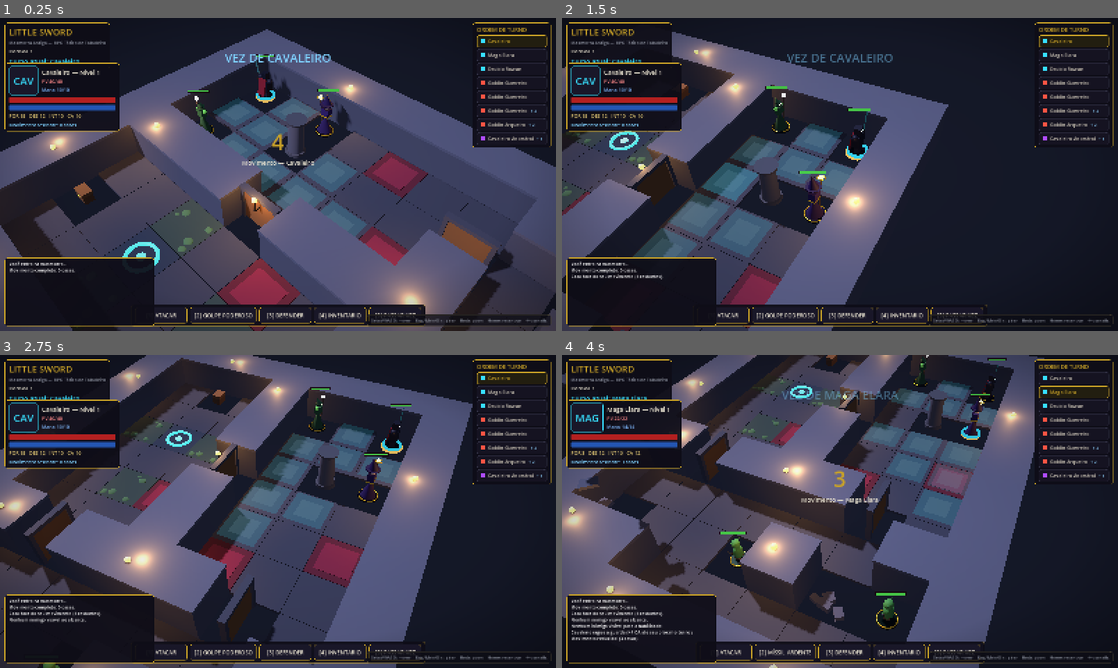
Above: before the commit, frames 1-4 (two rows, left to right).
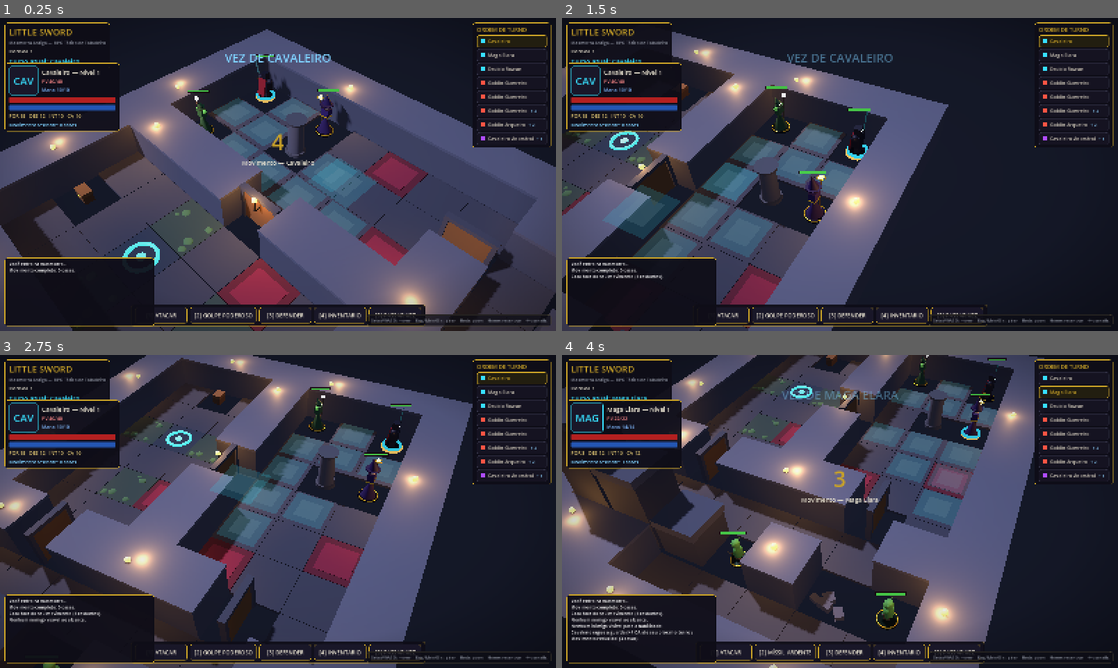
Above: after the commit, the same moments.

Repository: FalconiRod/Little-Sword
Game: Godot game, scene res://src/scenes/main.tscn
Two runs of this game, one before a commit and one after it. Both use one fixed random seed, a clock stepped at 60 frames per second and the inputs below.
Inputs (mouse positions are in pixels of both pictures, inside the frame that each line leads up to):
- Up to frame 1 (0.25 s): no input
- Up to frame 2 (1.5 s): tap Enter at 0.5 s; move the mouse to (962, 158) at 0.52 s; hold D 0.53-1.28 s; hold Q 0.53-1.28 s; click (962, 158) at 0.67 s; move the mouse to (728, 190) at 1.27 s; hold S from 1.28 s (still down); tap E at 1.35 s
- Up to frame 3 (2.75 s): move the mouse to (333, 442) at 2.02 s; release S at 2.03 s; hold D from 2.03 s (still down); tap 1 at 2.1 s
- Up to frame 4 (4 s): move the mouse to (812, 574) at 2.77 s; release D at 2.78 s; hold W 2.78-3.53 s; tap 2 at 2.85 s; click (812, 574) at 2.92 s; move the mouse to (1006, 558) at 3.52 s; hold A from 3.53 s (still down); tap 3 at 3.6 s

The runs differ from the first frame. In frame 1, 1.4% of the frame differs, in the area x 28-68%, y 16-61%; in frame 2, 1.8%; in frame 3, 1.3%; in frame 4, 7.9%, in the area x 0-76%, y 0-92%.

Commit message:
v0.5.0: escadas retas por celulas reais (substituido em v0.6.0)

Diff:
--- a/src/core/board_grid.gd
+++ b/src/core/board_grid.gd
@@ -7,29 +7,33 @@
 const FLOOR_H := 7.0   ## separação vertical entre andares (visual de mesa)
 const ELEV_H := 0.55   ## altura por nível de elevação (plataformas)
 
-var tiles := {}      ## Vector3i -> {w: bool, losb: bool, elev: int}
-var links := {}      ## Vector3i -> Array[Vector3i] (escadas entre andares)
+var tiles := {}      ## Vector3i -> {w: bool, losb: bool, elev: int, y?: float}
 var occupied := {}   ## Vector3i -> BoardUnit
 var special := {}    ## Vector3i -> String ("r" = runas)
 
+## Maior degrau transponivel entre celulas vizinhas (escada com N>=2
+## degraus entre andares fica dentro disso; plataformas tambem).
+const STEP_MAX_DY := 2.5
+
 func reset() -> void:
 	tiles.clear()
-	links.clear()
 	occupied.clear()
 	special.clear()
 
 func set_tile(c: Vector3i, walkable: bool, blocks_los := false, elev := 0) -> void:
-	tiles[c] = {"w": walkable, "losb": blocks_los, "elev": elev}
+	var prev_y: float = tiles[c]["y"] if tiles.has(c) and tiles[c].has("y") \
+			else 0.0
+	tiles[c] = {"w": walkable, "losb": blocks_los, "elev": elev, "y": prev_y}
 
-func add_link(a: Vector3i, b: Vector3i) -> void:
-	if not links.has(a):
-		links[a] = []
-	if not links.has(b):
-		links[b] = []
-	if b not in links[a]:
-		links[a].append(b)
-	if a not in links[b]:
-		links[b].append(a)
+## Altura ABSOLUTA da celula (degraus de escada usam y customizado).
+func set_height(c: Vector3i, y: float) -> void:
+	if tiles.has(c):
+		tiles[c]["y"] = y
+
+func height_at(c: Vector3i) -> float:
+	if tiles.has(c) and tiles[c].has("y") and tiles[c]["y"] != 0.0:
+		return tiles[c]["y"]
+	return c.z * FLOOR_H + elev_at(c) * ELEV_H
 
 # ---------------------------------------------------------------- consulta --
 
@@ -58,22 +62,22 @@
 	return int(tiles[c]["elev"]) if tiles.has(c) else 0
 
 func world_pos(c: Vector3i) -> Vector3:
-	var e: int = elev_at(c)
-	return Vector3(c.x * TILE, c.z * FLOOR_H + e * ELEV_H, c.y * TILE)
+	return Vector3(c.x * TILE, height_at(c), c.y * TILE)
 
 static func chebyshev(a: Vector3i, b: Vector3i) -> int:
 	return max(abs(a.x - b.x), abs(a.y - b.y))
 
-## Vizinhos ortogonais no mesmo andar respeitando degrau máximo de 1
-## nível de elevação + ligações de escada (qualquer andar).
+## Vizinhos com degrau transponivel: ortogonais no MESMO andar e, quando
+## as alturas casarem (Δy real <= limite), também célula adjacente no
+## andar de cima/baixo — é assim que o topo da escada conecta ao andar de
+## destino. Sem teleporte: tudo vira passo normal do BFS.
 func neighbors(c: Vector3i) -> Array:
 	var out: Array = []
 	for off in [Vector3i(1, 0, 0), Vector3i(-1, 0, 0), Vector3i(0, 1, 0), Vector3i(0, -1, 0)]:
-		var n: Vector3i = c + off
-		if is_walkable(n) and abs(elev_at(n) - elev_at(c)) <= 1:
-			out.append(n)
-	for n in links.get(c, []):
-		out.append(n)
+		for dz in [0, 1, -1]:
+			var n: Vector3i = c + off + Vector3i(0, 0, dz)
+			if is_walkable(n) and absf(height_at(n) - height_at(c)) <= STEP_MAX_DY:
+				out.append(n)
 	return out
 
 ## Linha de visão: apenas dentro do mesmo andar; amostra o segmento entre os
--- a/src/dungeon/environment_manager.gd
+++ b/src/dungeon/environment_manager.gd
@@ -2,14 +2,14 @@
 extends Node3D
 ## Dungeon Kit: carrega mapas modulares. Cada mapa é uma lista de andares
 ## em ASCII; cada char vira peça do catálogo TilePiece ou componente
-## (Door/Stairs). Novos mapas = novas entradas em MAPS. Zero código extra.
+## (Door). Novos mapas = novas entradas em MAPS. Zero código extra.
 ##
 ## Legenda:
 ##  # parede   . pedra   , tapete   m musgo   P coluna   o entulho
 ##  ~ buraco   = ponte   T baú     R runas    L alavanca
 ##  D porta    H porta trancada (abre por alavanca/evento)
 ##  X passagem secreta (parede disfarçada)
-##  S escada (ligada por "links": [[x,y,andar],[x,y,andar]])
+##  S degrau de escada reta (células contíguas formam a escada)
 ##  K cavaleiro  M maga  W druida  g goblin  a arqueiro  B boss
 
 var map_id := ""
@@ -22,6 +22,8 @@
 var levers := {}          ## Vector3i -> true
 var active_floor_index := -1   ## -1 = nenhum andar mostrado ainda
 var _floor_nodes: Array[Node3D] = []
+var s_cells: Array = []        ## células 'S' (degraus) deste mapa
+var s_set := {}                ## Vector3i -> true (busca rápida)
 
 const LEGEND := {
 	"#": ["wall_stone", false, true],
@@ -51,6 +53,8 @@
 	chest_cell = Vector3i.ZERO
 	active_floor_index = -1
 	_floor_nodes.clear()
+	s_cells.clear()
+	s_set.clear()
 	BoardGrid.reset()
 
 	for f in def["floors"].size():
@@ -67,18 +71,79 @@
 			for x in row.length():
 				_place_char(row[x], Vector3i(x, y, f))
 
-	for lk in def.get("links", []):
-		var a := Vector3i(lk[0][0], lk[0][1], lk[0][2])
-		var b := Vector3i(lk[1][0], lk[1][1], lk[1][2])
-		var st := DungeonStairs.new()
-		_floor_nodes[a.z].add_child(st)
-		st.setup(a, b)
-
+	_build_stairs()
 	_setup_atmosphere()
 	_scatter_torches()
 	set_active_floor(0)
 	EventBus.log_msg.emit("Mapa: %s" % map_name, "#c9a227")
 	return true
+
+## Escadas retas: agrupa células 'S' contíguas (linha/coluna) numa escada.
+## Cada degrau é célula REAL do grid com altura crescente; o topo conecta
+## a uma célula normal do andar de cima. Sem teleporte, sem rotação livre.
+func _build_stairs() -> void:
+	var used := {}
+	for c in s_cells:
+		if used.has(c):
+			continue
+		var run: Array = [c]
+		var axis := Vector3i.ZERO
+		for ax in [Vector3i(1, 0, 0), Vector3i(0, 1, 0)]:
+			var r: Array = [c]
+			for dir in [1, -1]:
+				var n: Vector3i = c + ax * dir
+				while s_set.has(n):
+					r.append(n)
+					n += ax * dir
+			if r.size() > run.size():
+				run = r.duplicate()
+				axis = ax
+		for cc in run:
+			used[cc] = true
+		if axis == Vector3i.ZERO:
+			EventBus.log_msg.emit("Escada isolada ignorada em %s" % str(c), "#ff6b6b")
+			continue
+		_orient_stair(run, axis)
+
+func _orient_stair(run: Array, axis: Vector3i) -> void:
+	var f: int = run[0].z
+	# Testa os dois sentidos; vale o que tiver aproximação pisável no
+	# andar de origem E célula andável no andar de cima após o topo.
+	var orders: Array = []
+	for fw: Vector3i in [axis, -axis]:
+		var r: Array = run.duplicate()
+		if fw == -axis:
+			r.reverse()
+		orders.append({"run": r, "fwd": fw})
+	var chosen := {}
+	for o in orders:
+		var r: Array = o["run"]
+		var fw: Vector3i = o["fwd"]
+		var base: Vector3i = r[0]
+		var top: Vector3i = r[r.size() - 1]
+		if not BoardGrid.is_walkable(base - fw):
+			continue
+		var landing: Vector3i = Vector3i(top.x + fw.x, top.y + fw.y, f + 1)
+		if not BoardGrid.is_walkable(landing):
+			continue
+		chosen = {"run": r, "fwd": fw}
+		break
+	if chosen.is_empty():
+		EventBus.log_msg.emit("Escada em %s sem aproximacao/destino validos." % str(run[0]), "#ff6b6b")
+		return
+	var run_ok: Array = chosen["run"]
+	var fwd: Vector3i = chosen["fwd"]
+	var n: int = run_ok.size()
+	for i in n:
+		var cc: Vector3i = run_ok[i]
+		var y: float = BoardGrid.FLOOR_H * float(i + 1) / float(n + 1)
+		BoardGrid.set_height(cc, y)
+		var piece := TilePiece.step_piece(y, 0.0 if fwd.x != 0 else PI / 2)
+		_floor_nodes[f].add_child(piece)
+		piece.position = Vector3(cc.x * BoardGrid.TILE, 0.0, cc.y * BoardGrid.TILE)
+	var top: Vector3i = run_ok[n - 1]
+	var landing := Vector3i(top.x + fwd.x, top.y + fwd.y, f + 1)
+	EventBus.log_msg.emit("Escada de %s para %s" % [str(run_ok[0]), str(landing)], "#8fd3ff")
 
 ## Mostra apenas o andar ativo (esconde os outros; NÃO descarrega da
 ## memória) e avisa câmera/HUD via active_floor_changed.
@@ -179,8 +244,11 @@
 			_piece("chest_prop", c)
 			chest_cell = c
 		"S":
-			# Escada: só o piso (o degrau 3D é montado pelo link).
+			# Degrau de escada reta: piso pisável; alturas/visuais montados
+			# depois em _build_stairs() agrupando as células contíguas.
 			_tile("floor_stone", c)
+			s_cells.append(c)
+			s_set[c] = true
 		_:
 			if LEGEND.has(ch):
 				var p: Array = LEGEND[ch]
@@ -252,8 +320,8 @@
 					"#..P...D.o.#",
 					"#W....,#.#.#",
 					"####D###.g.#",
-					"#..m.,.#...#",
-					"#T.R.m.D..##",
+					"#..m.,.#.S.#",
+					"#T.R.m.D.S##",
 					"#..m...#.S##",
 					"############",
 				],
@@ -262,13 +330,13 @@
 				"rows": [
 					"############",
 					"#a......P..#",
-					"#..,....o..#",
-					"#P.SD......#",
+					"#..,.S..o..#",
+					"#P..DS.....#",
 					"#.....o....#",
 					"######D#####",
 					"#g.......P.#",
-					"#........S.#",
-					"############",
+					"#..........#",
+					"#########..#",
 				],
 			},
 			{ # Câmara do boss: ponte sobre o abismo
@@ -277,14 +345,10 @@
 					"#B.P....R#",
 					"#~=~=..,.#",
 					"#=~~=.P..#",
-					"#..S=D...#",
+					"#...=D...#",
 					"##########",
 				],
 			},
-		],
-		"links": [
-			[[9, 7, 0], [9, 7, 1]],
-			[[3, 3, 1], [3, 4, 2]],
 		],
 	},
 
@@ -298,7 +362,7 @@
 					"#K..M..a#",
 					"#..P.,..#",
 					"#..,S,..#",
-					"#..P.,..#",
+					"#..PS,..#",
 					"#g.....g#",
 					"#########",
 				],
@@ -308,15 +372,12 @@
 					"#########",
 					"#B..P...#",
 					"#......,#",
-					"#..,S,..#",
+					"#..,,,..#",
 					"#....o..#",
 					"#T......#",
 					"#########",
 				],
 			},
-		],
-		"links": [
-			[[4, 3, 0], [4, 3, 1]],
 		],
 	},
 
@@ -335,7 +396,6 @@
 				],
 			},
 		],
-		"links": [],
 	},
 
 	# ------------------------------------------------------------ Cripta ----
@@ -347,8 +407,8 @@
 					"###########",
 					"#K.M.,..#T#",
 					"#.P..,.#X.#",
-					"#..,..,#..#",
-					"#L.D..,.S.#",
+					"#..,..,#.S#",
+					"#L.D..,..S#",
 					"#.m..g.,..#",
 					"###########",
 				],
@@ -359,13 +419,10 @@
 					"#R.m...m.R#",
 					"#..P.o.P..#",
 					"#g..,.,..g#",
-					"#..,.,..S.#",
-					"###########",
-				],
-			},
-		],
-		"links": [
-			[[8, 4, 0], [8, 3, 1]],
+					"#..,.,....#",
+					"###########",
+				],
+			},
 		],
 	},
 }
--- a/src/dungeon/stairs.gd
+++ /dev/null
@@ -1,52 +0,0 @@
-class_name DungeonStairs
-extends Node3D
-## Escada do kit de mesa: conecta duas células (podem ser de andares
-## diferentes ou níveis de elevação) e registra o link no grid.
-
-var a := Vector3i.ZERO
-var b := Vector3i.ZERO
-
-func setup(pa: Vector3i, pb: Vector3i) -> void:
-	a = pa
-	b = pb
-	BoardGrid.add_link(a, b)
-	_build()
-
-func _build() -> void:
-	var wa := BoardGrid.world_pos(a)
-	var wb := BoardGrid.world_pos(b)
-	position = wa
-	var m := StandardMaterial3D.new()
-	m.albedo_color = Color.html("565664")
-	m.roughness = 0.85
-	if Vector2(a.x, a.y) != Vector2(b.x, b.y):
-		# Rampa reta entre os centros das duas casas.
-		var to_b := wb - wa
-		var len_xz := Vector2(to_b.x, to_b.z).length()
-		var steps := maxi(4, int(len_xz / 0.5))
-		for i in steps:
-			var t := (float(i) + 0.5) / float(steps)
-			var bm := BoxMesh.new()
-			bm.size = Vector3(1.5, 0.16, len_xz / steps + 0.12)
-			var mi := MeshInstance3D.new()
-			mi.mesh = bm
-			mi.material_override = m
-			mi.position = Vector3(
-				lerpf(0.0, to_b.x, t),
-				lerpf(0.0, to_b.y, t) + 0.08,
-				lerpf(0.0, to_b.z, t))
-			add_child(mi)
-	else:
-		# Vertical (mesmo x,y): espiral de degraus ao redor da casa.
-		var dh := wb.y - wa.y
-		for i in 8:
-			var ang := TAU * i / 8.0
-			var bm := BoxMesh.new()
-			bm.size = Vector3(0.72, 0.14, 0.52)
-			var mi := MeshInstance3D.new()
-			mi.mesh = bm
-			mi.material_override = m
-			mi.position = Vector3(cos(ang) * 0.64,
-				dh * (float(i) + 1.0) / 8.0 + 0.07, sin(ang) * 0.64)
-			mi.rotation_degrees.y = rad_to_deg(-ang)
-			add_child(mi)
--- a/src/dungeon/tile_piece.gd
+++ b/src/dungeon/tile_piece.gd
@@ -17,7 +17,7 @@
 	"chest_prop": {"w": false, "losb": false},
 	"runes": {"w": true, "losb": false, "special": "r"},
 	"lever_base": {"w": false, "losb": false},
-	# Portas e escadas são componentes próprios (Door.gd / Stairs.gd).
+	# Portas e degraus de escada são componentes próprios (Door.gd / step_piece).
 }
 
 static func build(id: String) -> Node3D:
@@ -53,6 +53,24 @@
 			_torch(root)
 	return root
 
+## Degrau de escada RETA: topo exatamente em `top_y` (altura absoluta da
+## celula), riser macico ate a base — alinhado ao centro da celula, sem
+## offset/rotacao aleatorios. `yaw` trava a orientacao (0 ou PI/2).
+static func step_piece(top_y: float, yaw: float) -> Node3D:
+	var root := Node3D.new()
+	root.name = "step"
+	var tread_h := 0.34
+	var tread := BoxMesh.new()
+	tread.size = Vector3(BoardGrid.TILE - 0.12, tread_h, BoardGrid.TILE - 0.12)
+	_add(root, tread, _mat(Color.html("4a4a56"), Color(), 0.0, 0.05, 0.9),
+			Vector3(0, top_y - tread_h * 0.5, 0))
+	if top_y > tread_h + 0.01:
+		var riser := BoxMesh.new()
+		riser.size = Vector3(BoardGrid.TILE - 0.2, top_y - tread_h, BoardGrid.TILE - 0.24)
+		_add(root, riser, _mat(Color.html("3c3c46")), Vector3(0, (top_y - tread_h) * 0.5, 0))
+	root.rotation.y = yaw
+	return root
+
 # ------------------------------------------------------------- materiais ----
 
 static func _mat(hex: Color, emis := Color(0, 0, 0), e_energy := 0.0,
Not shown, removed: src/dungeon/stairs.gd.uid
Not shown, changed: docs/AI_MEMORY/BUG_MEMORY.md
Not shown, changed: docs/AI_MEMORY/SESSION_MEMORY.md
Not shown, changed: docs/CHANGELOG.md
Not shown, changed: docs/CURRENT_STATE.md
Not shown, changed: docs/DECISIONS.md
